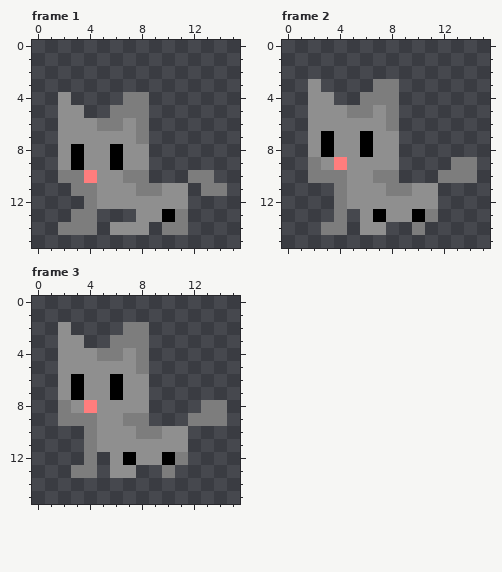
Pixel-art file: Assets/Sprites/Cat/Cat_Gray/cat_waking_up.aseprite. Above, as it was before the edit.
16x16 pixels, 6 frames. Shown: frame 1, frame 2, frame 3. The commit also changed other frames, which this record leaves out.
After the commit:
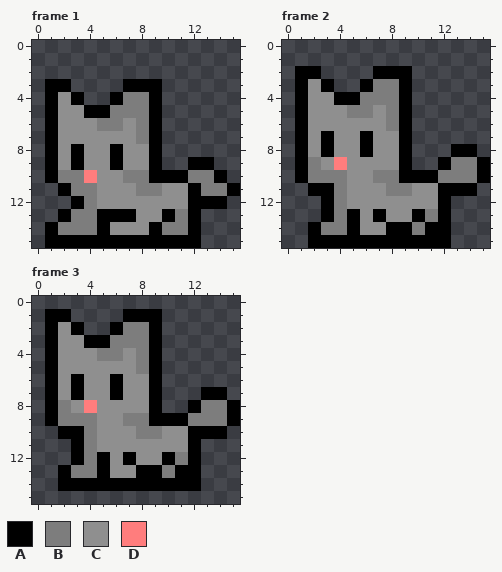
Palette (. is transparent): A #000000  B #7d7d7d  C #8f8f8f  D #ff7d7d
From old to new:
Frame 1:
Colour A now appears in row 3 at x 1 to 2 and 7 to 9; in row 4 at x 1, 3, 6 and 9; in row 5 at x 1, 4 to 5 and 9; in rows 6 to 8 at x 1 and 9; in row 9 at x 1, 9 and 12 to 13; in row 10 at x 1, 9 to 11 and 14.
Colour A now appears in row 11 at x 2, 12 and 15; in row 12 at x 3 and 12 to 14; in row 13 at x 2, 5 to 7 and 12; in row 14 at x 1, 5, 9 and 12; in row 15 at x 1 to 12.
Frame 2:
Colour A now appears in row 2 at x 1 to 2 and 7 to 9; in row 3 at x 1, 3, 6 and 9; in row 4 at x 1, 4 to 5 and 9; in rows 5 to 7 at x 1 and 9; in row 8 at x 1, 9 and 13 to 14; in row 9 at x 1, 9, 12 and 15.
Colour A now appears in row 10 at x 1, 9 to 11 and 15; in row 11 at x 2 to 3 and 12 to 14; in row 12 at x 3 and 12; in row 13 at x 3, 5 and 12; in row 14 at x 2, 5, 8 to 9 and 11 to 12; in row 15 at x 2 to 12.
Frame 3:
Colour A now appears in row 1 at x 1 to 2 and 7 to 9; in row 2 at x 1, 3, 6 and 9; in row 3 at x 1, 4 to 5 and 9; in rows 4 to 6 at x 1 and 9; in row 7 at x 1, 9 and 13 to 14; in row 8 at x 1, 9, 12 and 15.
Colour A now appears in row 9 at x 1, 9 to 11 and 15; in row 10 at x 2 to 3 and 12 to 14; in row 11 at x 3 and 12; in row 12 at x 3, 5 and 12; in row 13 at x 2, 5, 8 to 9 and 11 to 12; in row 14 at x 2 to 12.
Boxes around the changes in both pictures, in picture pixels (x1, y1, x2, y2):
added: (45, 79, 240, 248)
added: (295, 66, 490, 248)
added: (45, 309, 240, 491)
